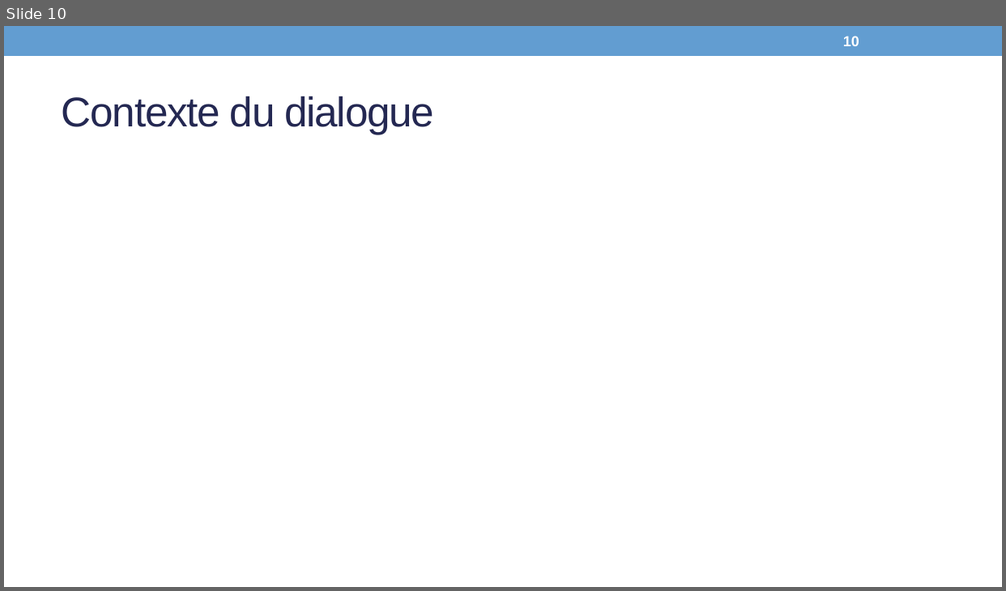
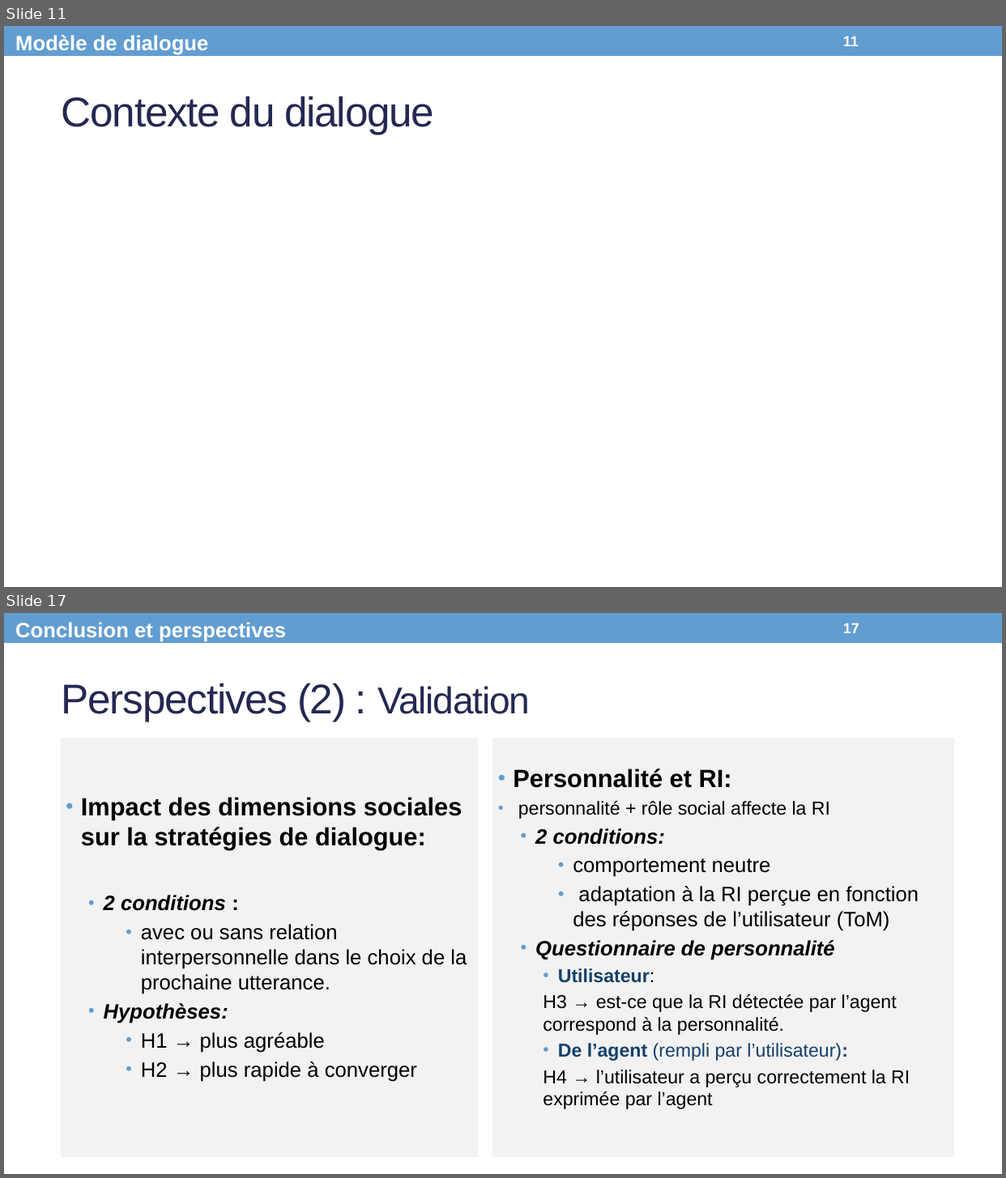
Before and after one commit to Olydia/Discolog, a slide deck: papers/Presentations/WACAI.pptx. Shown one above the other, each under a label of ours: slide 10 before the commit, slides 11 and 17 after it; the slides between them are not shown. The pictures are 1006x591 and 1006x1178 pixels, drawn with LibreOffice and Linux fonts; fonts in the diff are those of the drawing; grey boxes stand for pictures. Boxes give left, top, right and bottom in pixels: in the first picture for what was removed or moved away, otherwise in the second. Text is boxed around its words. In the diff, an @@ line names an element or a change of style, - is before the commit and + after.

```diff
--- a/papers/Presentations/WACAI.pptx
+++ b/papers/Presentations/WACAI.pptx
@@ slide 17 added at (4,613,1002,1174), background #FFFFFF; not listed: 1 template element that a slide beside it also shows @@
@@ text added at (15,622,286,642), 20 pt, text #FFFFFF, bold @@
+Conclusion et perspectives
@@ page number added at (843,623,859,633), 14 pt, text #FFFFFF, bold @@
+17
@@ title added at (62,683,530,722), 40 pt, text #242852 @@
+Perspectives (2) : Validation
@@ rectangle added at (58,736,479,1160), fill #F2F2F2, outline #FFFFFF 3.5 pt, 20 pt, text #000000 @@
+• Impact des dimensions sociales sur la stratégies de dialogue:
+  • 2 conditions :
+    • avec ou sans relation interpersonnelle dans le choix de la prochaine utterance.
+  • Hypothèses:
+    • H1 → plus agréable
+    • H2 → plus rapide à converger
@@ rectangle added at (491,736,957,1160), fill #F2F2F2, outline #FFFFFF 3.5 pt, 18 pt, text #000000 @@
+• Personnalité et RI:
+• personnalité + rôle social affecte la RI
+  • 2 conditions:
+    • comportement neutre
+    • adaptation à la RI perçue en fonction des réponses de l’utilisateur (ToM)
+  • Questionnaire de personnalité
+    • Utilisateur:
+    H3 → est-ce que la RI détectée par l’agent correspond à la personnalité.
+    • De l’agent (rempli par l’utilisateur):
+    H4 → l’utilisateur a perçu correctement la RI exprimée par l’agent
@@ what was slide 10 is now slide 11 @@
@@ slide 11 changed as well @@
@@ text added at (15,35,209,55), 20 pt, text #FFFFFF, bold @@
+Modèle de dialogue
@@ page number at (843,36,859,46): text changed @@
-10
+11
```
Also in this commit, not shown: 8 other slides changed, 6 other slides added, 3 slides removed, 1 other file.
